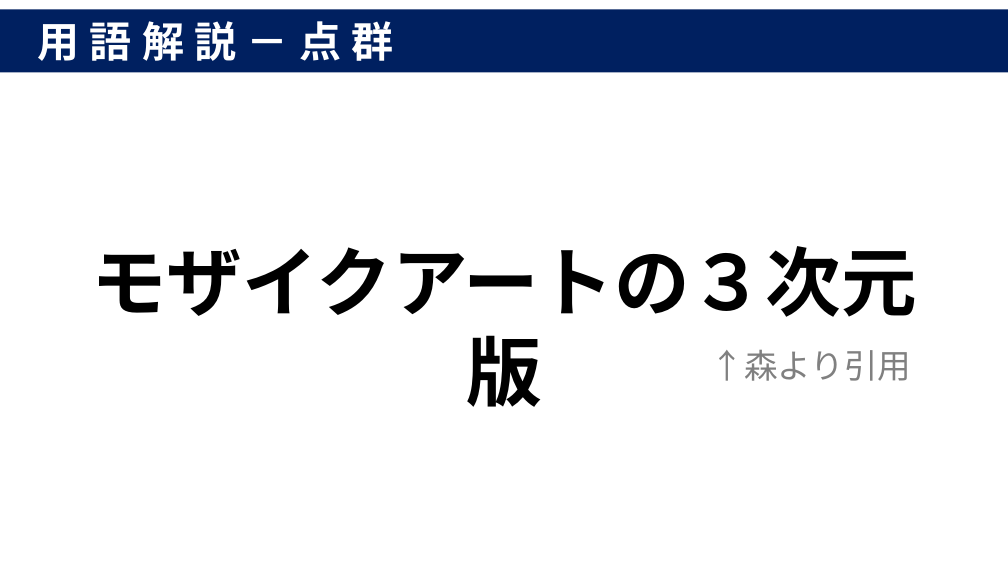
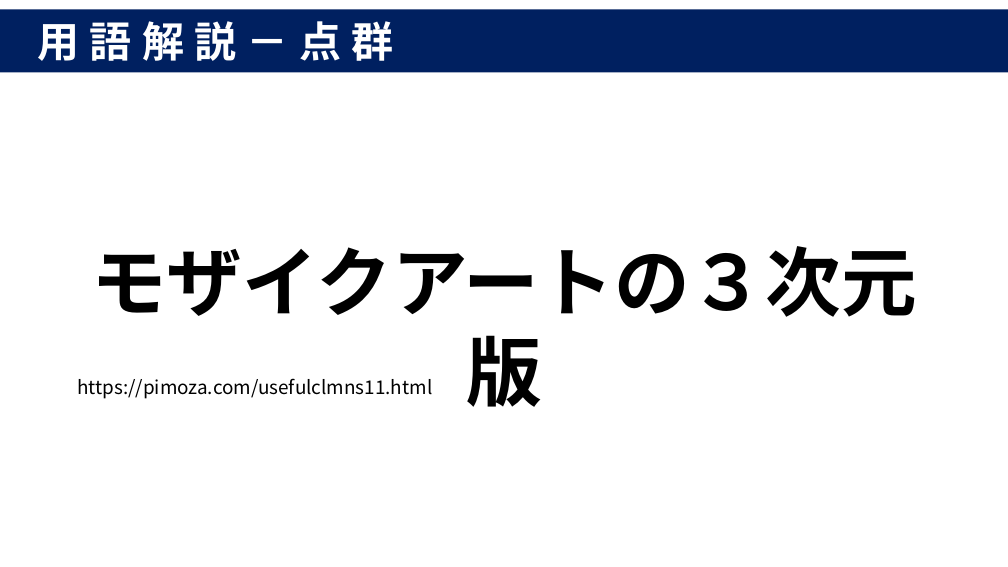
Before and after one commit to nabe-daisuki/hello-nabe, a slide deck: slide 20 of prezentation/プレゼン資料.pptx (slide 18 before the commit). Drawn at 1008x567 pixels with LibreOffice and Linux fonts; fonts in the diff are those of the drawing. Boxes give left, top, right and bottom in pixels: in the first picture for what was removed or moved away, otherwise in the second. Text is boxed around its words. In the diff, an @@ line names an element or a change of style, - is before the commit and + after.

```diff
--- a/prezentation/プレゼン資料.pptx
+++ b/prezentation/プレゼン資料.pptx
@@ text removed at (711,350,912,381) @@
-↑森より引用
@@ text added at (77,378,432,399), 18 pt, text #000000 @@
+https://pimoza.com/usefulclmns11.html
```
Also in this commit, not shown: 3 other slides changed, 13 slides added, 4 slides removed, 10 other files.
